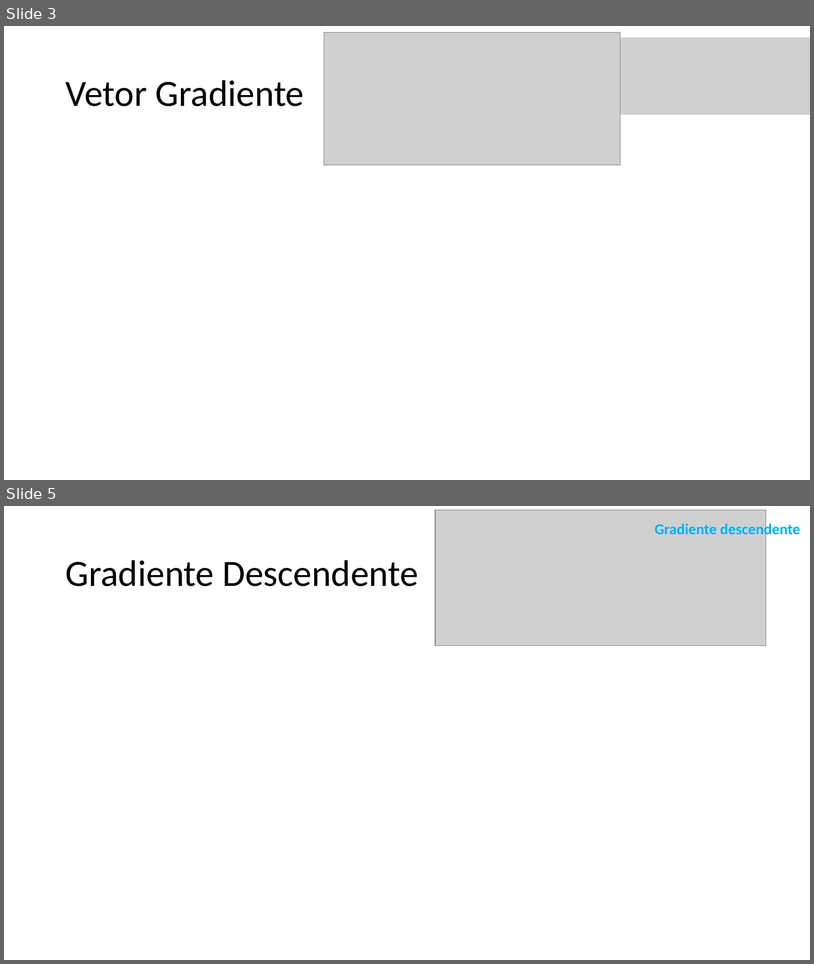
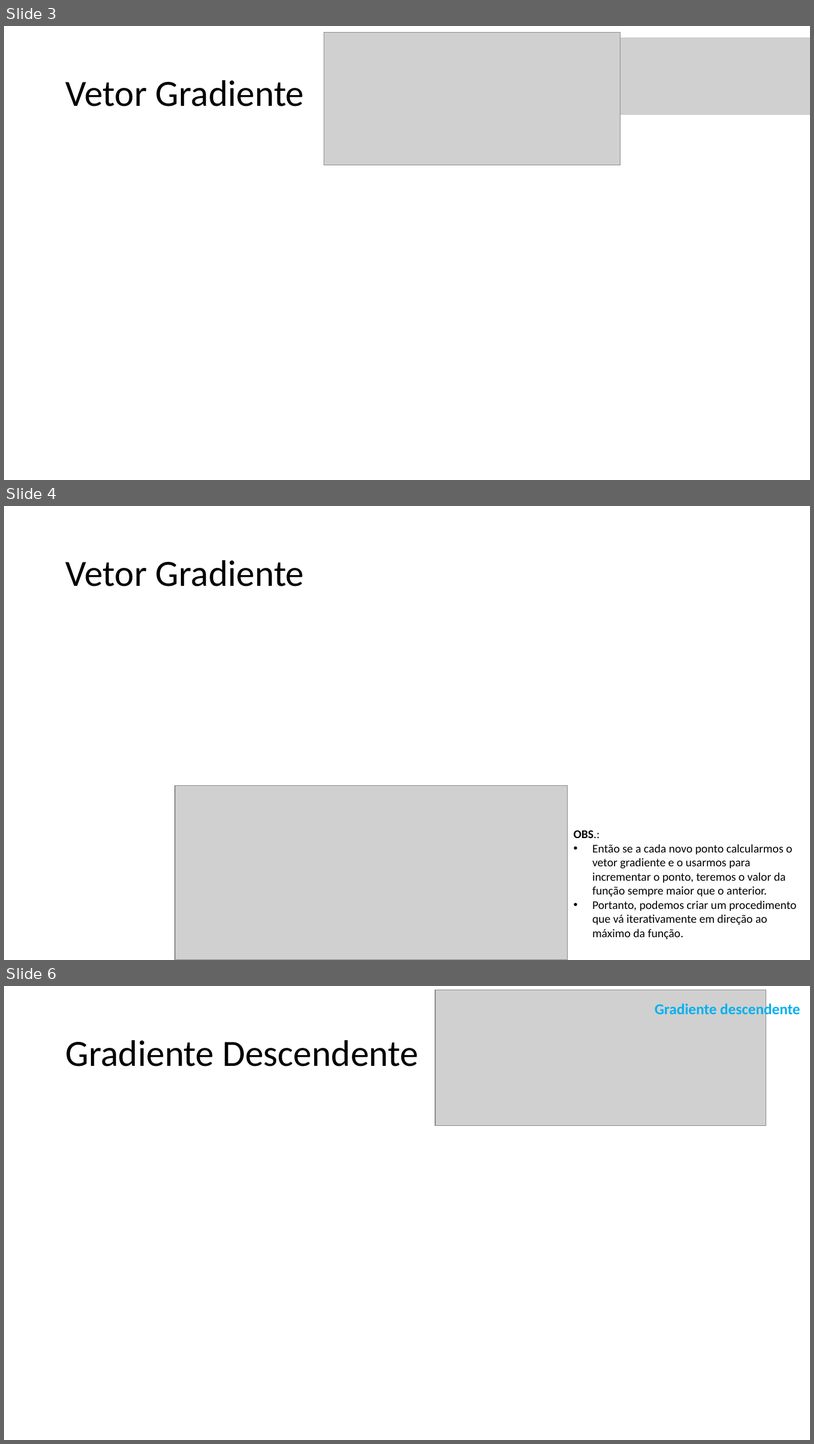
Before and after one commit to zz4fap/t319_aprendizado_de_maquina, a slide deck: slides/T319_Regressão_Linear (Parte II).pptx. Shown one above the other, each under a label of ours: slides 3 and 5 before the commit, slides 3, 4 and 6 after it; the slides between them are not shown. The pictures are 814x964 and 814x1444 pixels, drawn with LibreOffice and Linux fonts; fonts in the diff are those of the drawing; grey boxes stand for pictures. Boxes give left, top, right and bottom in pixels: in the first picture for what was removed or moved away, otherwise in the second. Text is boxed around its words. In the diff, an @@ line names an element or a change of style, - is before the commit and + after.

```diff
--- a/slides/T319_Regressão_Linear (Parte II).pptx
+++ b/slides/T319_Regressão_Linear (Parte II).pptx
@@ slide 4 added at bbox=[4, 506, 810, 960], background #FFFFFF @@
@@ title added at bbox=[65, 560, 305, 586], 44 pt, text #000000 @@
+Vetor Gradiente
@@ picture added at bbox=[175, 786, 568, 960] @@
@@ text added at bbox=[574, 830, 797, 939], 14 pt, text #000000 @@
+OBS.:
+• Então se a cada novo ponto calcularmos o vetor gradiente e o usarmos para incrementar o ponto, teremos o valor da função sempre maior que o anterior.
+• Portanto, podemos criar um procedimento que vá iterativamente em direção ao máximo da função.
@@ what was slide 5 is now slide 6 @@
```
Also in this commit, not shown: 4 slides changed, 4 other files.
